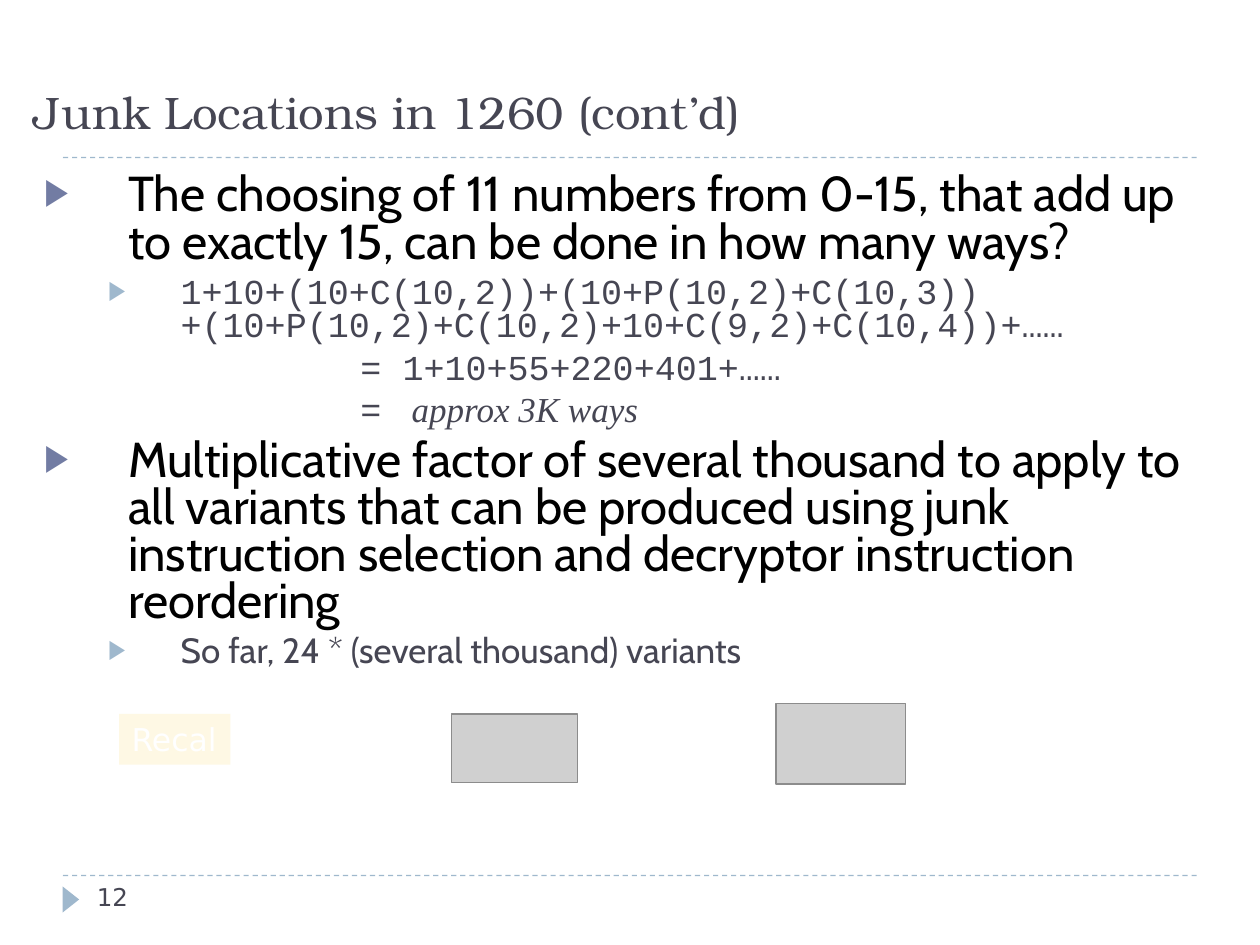
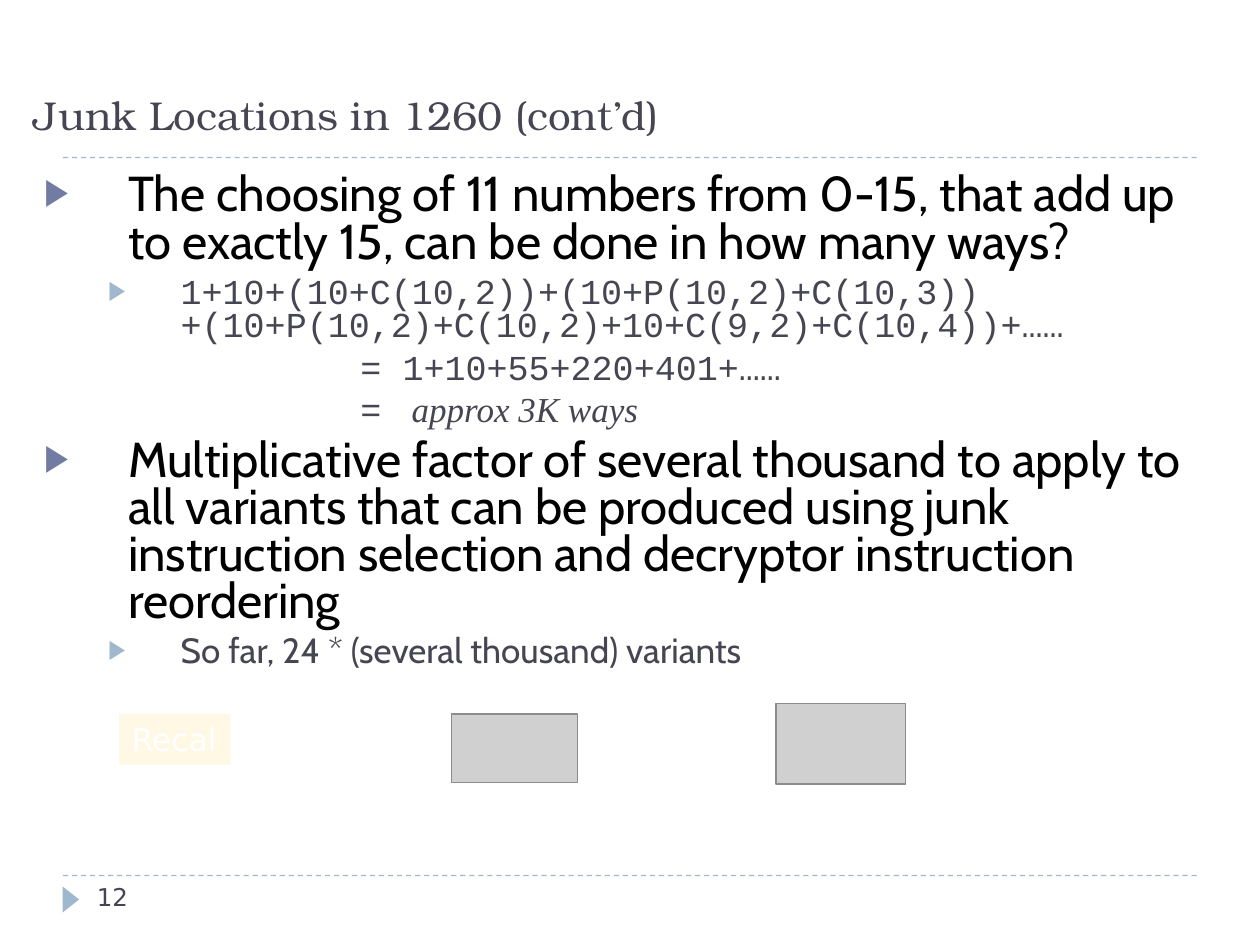
Before and after one commit to harrisonwl/harrisonwl.github.io, a slide deck: slide 12 of assets/courses/malware/spring2017/slides/FinalWeeks/PolyMetamorphic.ppt. Drawn at 1260x945 pixels with LibreOffice and Linux fonts; fonts in the diff are those of the drawing; grey boxes stand for pictures. Boxes give left, top, right and bottom in pixels: in the first picture for what was removed or moved away, otherwise in the second. Text is boxed around its words. In the diff, an @@ line names an element or a change of style, - is before the commit and + after.

```diff
--- a/assets/courses/malware/spring2017/slides/FinalWeeks/PolyMetamorphic.ppt
+++ b/assets/courses/malware/spring2017/slides/FinalWeeks/PolyMetamorphic.ppt
@@ title "Junk Locations in 1260 (cont’d)" at <box>34,101,659,136</box>: size 26 to 23 pt @@
```
Also in this commit, not shown: 2 other slides changed, 1 other file.
